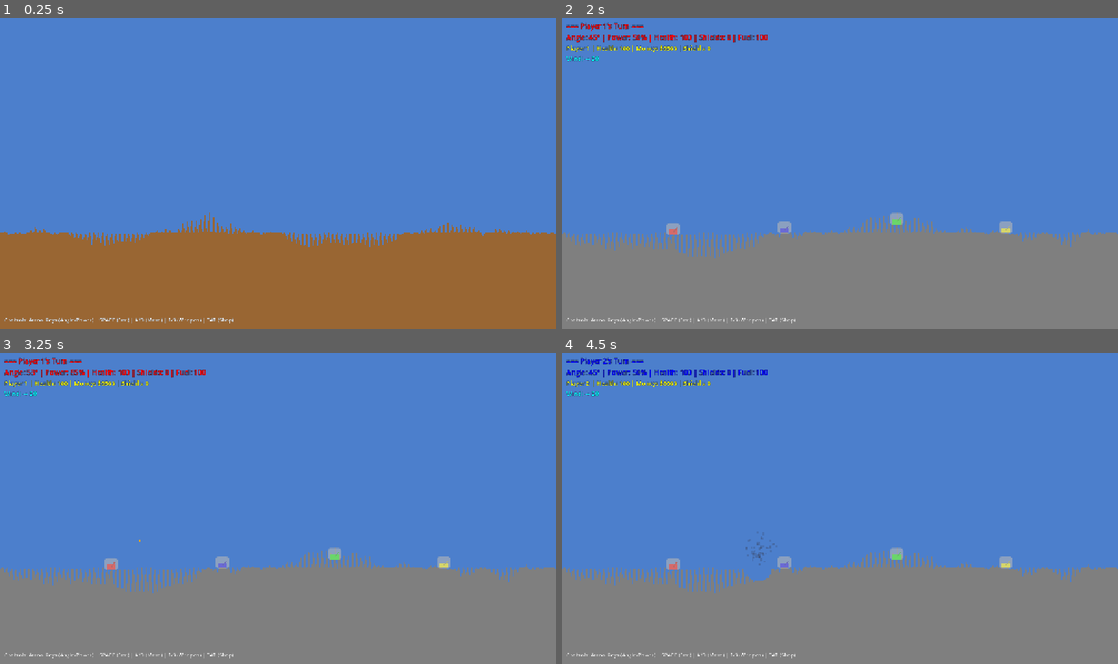
Above: before the commit, frames 1-4 (two rows, left to right).
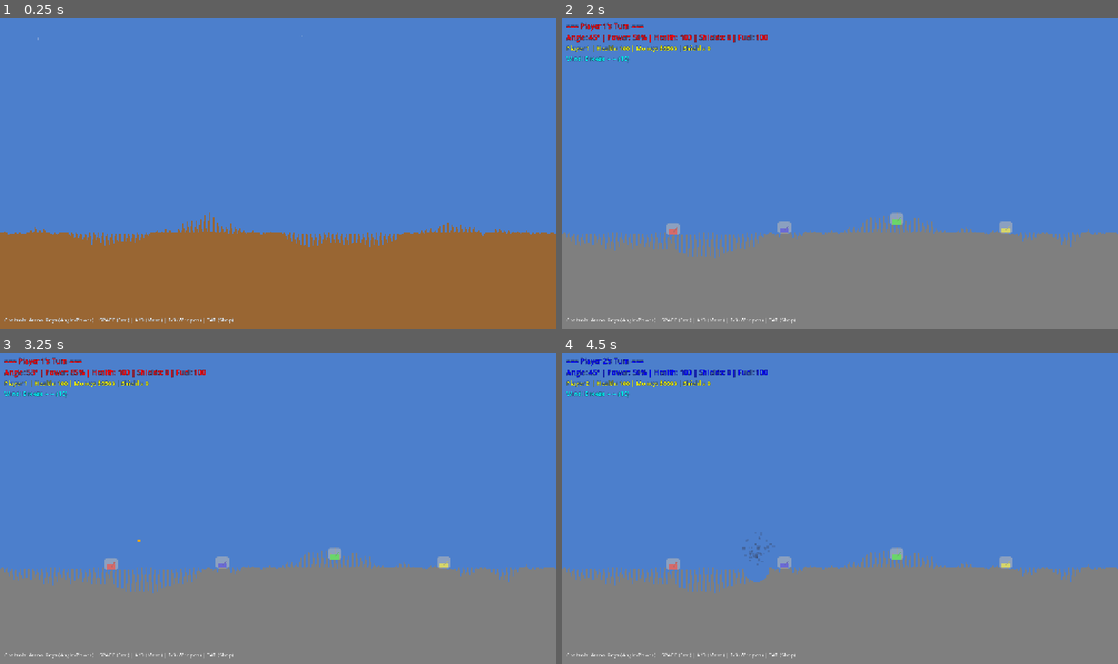
Above: after the commit, the same moments.

Repository: thamam/Games
Game: Godot game, scene res://scenes/Main.tscn
Two runs of this game, one before a commit and one after it. Both use one fixed random seed, a clock stepped at 60 frames per second and the inputs below.
Inputs:
- Up to frame 1 (0.25 s): no input
- Up to frame 2 (2 s): tap Enter at 0.5 s; hold D (move_right) 0.53-1.25 s; hold Space (fire) 0.53-1.25 s; tap Up (ui_up) at 0.77 s; click "Start Game" at 1.25 s
- Up to frame 3 (3.25 s): hold D (move_right) 2.03-2.78 s; tap Tab at 2.1 s; tap Up (ui_up) at 2.27 s; tap Space (fire) at 2.75 s; hold A (move_left) from 2.78 s (still down); tap R at 2.85 s
- Up to frame 4 (4.5 s): tap Enter at 3.5 s; release A (move_left) at 3.53 s; hold D (move_right) from 3.53 s (still down); tap Space (fire) at 3.6 s; tap Up (ui_up) at 3.77 s; hold Tab from 4.28 s (still down)

The runs differ from the first frame. In frame 1, less than 0.1% of the frame differs, in the area x 6-55%, y 5-8%; in frame 2, less than 0.1%; in frame 3, less than 0.1%; in frame 4, 0.2%, in the area x 4-39%, y 12-74%.

Commit message:
Implement wind variety system with visual effects (Phase 2.2)
Added comprehensive wind variety system with four categories:
- Calm (0-10): 30% probability - Light blue, 1 arrow
- Breeze (10-25): 40% probability - Cyan, 2 arrows
- Strong (25-50): 20% probability - Orange-yellow, 3 arrows
- Storm (50-80): 10% probability - Red, 4 arrows

Features implemented:
1. Weighted random wind generation with realistic probabilities
2. Random wind direction (left/right) with 50% distribution
3. Enhanced visual indicators with color-coded arrows
4. Dynamic particle effects system that responds to wind strength
5. Particle properties (amount, velocity, color, spread) scale with wind intensity

Technical details:
- GameManager.gd: generate_wind() with weighted category selection
- Main.gd: setup_wind_particles() and update_wind_particles()
- Wind state tracked in wind_strength variable for UI updates
- Particle system positioned at screen top with directional emission

Generated with [Claude Code](https://claude.ai/code)
via [Happy](https://happy.engineering)

Co-Authored-By: Claude <noreply@anthropic.com>
Co-Authored-By: Happy <yesreply@happy.engineering>

Diff:
--- a/Scorch/ScorchedEarth/scripts/GameManager.gd
+++ b/Scorch/ScorchedEarth/scripts/GameManager.gd
@@ -31,6 +31,7 @@
 var current_round: int = 1
 var turn_timer: float = 0.0
 var current_wind: Vector2 = Vector2.ZERO  # Consistent wind per round
+var wind_strength: String = "Calm"  # Wind description (Phase 2.2)
 
 ## Player Data
 var players: Array[Dictionary] = []
@@ -102,9 +103,10 @@
 	"""Start a new round"""
 	print("=== Round %d Started ===" % current_round)
 
-	# Set wind for this round
-	current_wind = Vector2(randf_range(-50, 50), 0)
-	print("Wind: %.1f" % current_wind.x)
+	# Set wind for this round (Phase 2.2: Wind Variety)
+	generate_wind()
+	var wind_dir = "→" if current_wind.x > 0 else "←"
+	print("Wind: %s %s (%.1f)" % [wind_strength, wind_dir, abs(current_wind.x)])
 
 	# Apply interest to all players
 	for player in players:
@@ -123,6 +125,41 @@
 		start_playing()
 	else:
 		return  # Node not in tree, abort round start
+
+func generate_wind() -> void:
+	"""Generate wind with varying strength and direction (Phase 2.2)"""
+	# Wind categories based on Scorched Earth original design
+	var wind_categories = [
+		{"name": "Calm", "min": 0.0, "max": 10.0, "weight": 30},
+		{"name": "Breeze", "min": 10.0, "max": 25.0, "weight": 40},
+		{"name": "Strong", "min": 25.0, "max": 50.0, "weight": 20},
+		{"name": "Storm", "min": 50.0, "max": 80.0, "weight": 10}
+	]
+
+	# Weighted random selection of wind category
+	var total_weight = 0
+	for category in wind_categories:
+		total_weight += category.weight
+
+	var random_weight = randf() * total_weight
+	var accumulated_weight = 0.0
+	var selected_category = wind_categories[0]
+
+	for category in wind_categories:
+		accumulated_weight += category.weight
+		if random_weight <= accumulated_weight:
+			selected_category = category
+			break
+
+	# Generate wind speed within category range
+	var wind_speed = randf_range(selected_category.min, selected_category.max)
+
+	# Randomly choose direction (50% left, 50% right)
+	var direction = 1.0 if randf() > 0.5 else -1.0
+
+	# Set wind state
+	current_wind = Vector2(wind_speed * direction, 0.0)
+	wind_strength = selected_category.name
 
 func start_playing() -> void:
 	"""Begin the playing phase"""
--- a/Scorch/ScorchedEarth/scripts/Main.gd
+++ b/Scorch/ScorchedEarth/scripts/Main.gd
@@ -19,6 +19,7 @@
 var power_label: Label
 var shop: Control  # Shop UI
 var terrain_selector: Control  # Terrain selection UI
+var wind_particles: CPUParticles2D  # Wind visual effects (Phase 2.2)
 
 ## Game state
 var current_weapon  # Weapon
@@ -105,6 +106,50 @@
 	terrain_selector.selection_cancelled.connect(_on_terrain_selection_cancelled)
 	ui.add_child(terrain_selector)
 
+	# Wind particle effects (Phase 2.2)
+	setup_wind_particles()
+
+func setup_wind_particles() -> void:
+	"""Setup wind particle effects system (Phase 2.2)"""
+	wind_particles = CPUParticles2D.new()
+
+	# Position at top center of screen
+	var viewport_size = get_viewport_rect().size
+	wind_particles.position = Vector2(viewport_size.x / 2, 50)
+
+	# Emission configuration
+	wind_particles.emitting = true
+	wind_particles.amount = 30
+	wind_particles.lifetime = 3.0
+	wind_particles.explosiveness = 0.0
+	wind_particles.randomness = 0.3
+
+	# Emission shape - wide horizontal line across screen
+	wind_particles.emission_shape = CPUParticles2D.EMISSION_SHAPE_RECTANGLE
+	wind_particles.emission_rect_extents = Vector2(viewport_size.x / 2, 10)
+
+	# Initial particle appearance
+	wind_particles.scale_amount_min = 2.0
+	wind_particles.scale_amount_max = 4.0
+
+	# Color - will be updated based on wind
+	wind_particles.color = Color(0.9, 0.9, 0.9, 0.6)
+
+	# Gradient for fading
+	var particle_gradient = Gradient.new()
+	particle_gradient.set_color(0, Color(1, 1, 1, 0.5))
+	particle_gradient.set_color(1, Color(0.8, 0.8, 0.8, 0.0))
+	wind_particles.color_ramp = particle_gradient
+
+	# Initial direction (will be updated based on wind)
+	wind_particles.direction = Vector2(1, 0)
+	wind_particles.spread = 5.0
+	wind_particles.gravity = Vector2(0, 30)  # Slight downward drift
+	wind_particles.initial_velocity_min = 20
+	wind_particles.initial_velocity_max = 50
+
+	add_child(wind_particles)
+
 func setup_game() -> void:
 	"""Initialize game systems"""
 	# Connect game manager signals
@@ -263,6 +308,57 @@
 	update_ui()
 	handle_game_input()
 
+func update_wind_particles(wind: Vector2, wind_strength: String) -> void:
+	"""Update wind particle effects based on current wind (Phase 2.2)"""
+	if not wind_particles:
+		return
+
+	# Set particle direction based on wind
+	var wind_direction = 1.0 if wind.x > 0 else -1.0
+	wind_particles.direction = Vector2(wind_direction, 0.2)  # Slight downward angle
+
+	# Adjust particle properties based on wind strength
+	match wind_strength:
+		"Calm":
+			wind_particles.amount = 15
+			wind_particles.initial_velocity_min = 10
+			wind_particles.initial_velocity_max = 30
+			wind_particles.color = Color(0.9, 0.95, 1.0, 0.3)  # Faint white-blue
+			wind_particles.scale_amount_min = 1.5
+			wind_particles.scale_amount_max = 3.0
+		"Breeze":
+			wind_particles.amount = 30
+			wind_particles.initial_velocity_min = 30
+			wind_particles.initial_velocity_max = 60
+			wind_particles.color = Color(0.8, 0.9, 1.0, 0.4)  # Light blue
+			wind_particles.scale_amount_min = 2.0
+			wind_particles.scale_amount_max = 4.0
+		"Strong":
+			wind_particles.amount = 50
+			wind_particles.initial_velocity_min = 60
+			wind_particles.initial_velocity_max = 100
+			wind_particles.color = Color(0.9, 0.85, 0.6, 0.5)  # Dusty yellow
+			wind_particles.scale_amount_min = 2.5
+			wind_particles.scale_amount_max = 5.0
+		"Storm":
+			wind_particles.amount = 80
+			wind_particles.initial_velocity_min = 100
+			wind_particles.initial_velocity_max = 150
+			wind_particles.color = Color(0.7, 0.7, 0.7, 0.6)  # Dark gray
+			wind_particles.scale_amount_min = 3.0
+			wind_particles.scale_amount_max = 6.0
+
+	# Adjust spread based on wind strength (less spread = more directional)
+	match wind_strength:
+		"Calm":
+			wind_particles.spread = 15.0
+		"Breeze":
+			wind_particles.spread = 10.0
+		"Strong":
+			wind_particles.spread = 5.0
+		"Storm":
+			wind_particles.spread = 3.0
+
 func update_ui() -> void:
 	"""Update UI elements"""
 	var GameManagerScript = load("res://scripts/GameManager.gd")
@@ -279,10 +375,39 @@
 			player.shields
 		]
 
-		# Wind
+		# Wind (Phase 2.2: Enhanced visual indicator)
 		var wind = game_manager.get_wind()
-		var wind_str = "←" if wind.x < 0 else "→"
-		wind_indicator.text = "Wind: %s %.0f" % [wind_str, abs(wind.x)]
+		var wind_strength = game_manager.wind_strength
+
+		# Determine arrow count and color based on wind strength
+		var arrow_count = 1
+		var wind_color = Color.WHITE
+
+		match wind_strength:
+			"Calm":
+				arrow_count = 1
+				wind_color = Color(0.7, 0.9, 1.0)  # Light blue
+			"Breeze":
+				arrow_count = 2
+				wind_color = Color.CYAN
+			"Strong":
+				arrow_count = 3
+				wind_color = Color(1.0, 0.8, 0.0)  # Orange-yellow
+			"Storm":
+				arrow_count = 4
+				wind_color = Color(1.0, 0.3, 0.3)  # Red
+
+		# Build arrow string based on direction
+		var arrow = "←" if wind.x < 0 else "→"
+		var arrows = ""
+		for i in range(arrow_count):
+			arrows += arrow
+
+		wind_indicator.text = "Wind: %s %s (%.0f)" % [wind_strength, arrows, abs(wind.x)]
+		wind_indicator.add_theme_color_override("font_color", wind_color)
+
+		# Update wind particles (Phase 2.2)
+		update_wind_particles(wind, wind_strength)
 
 		# Tank status
 		if current_tank and current_tank.get_health() > 0:
